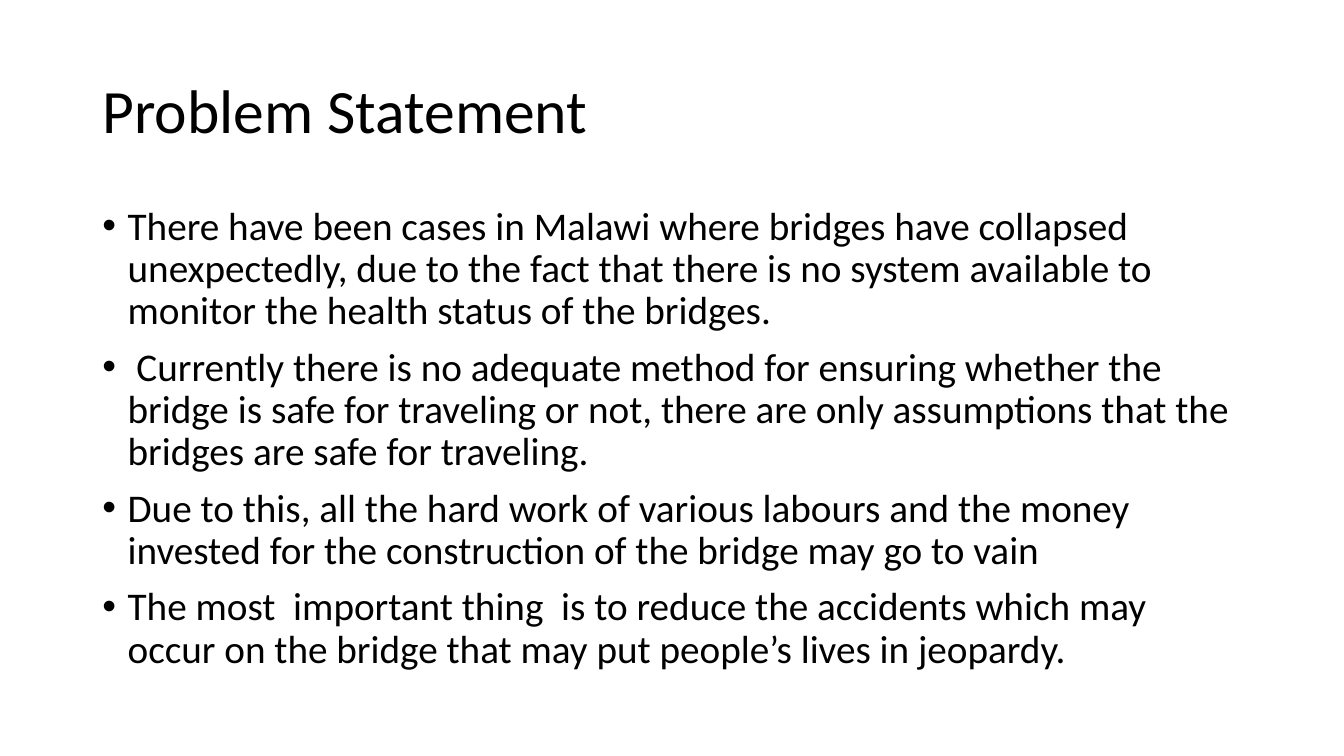
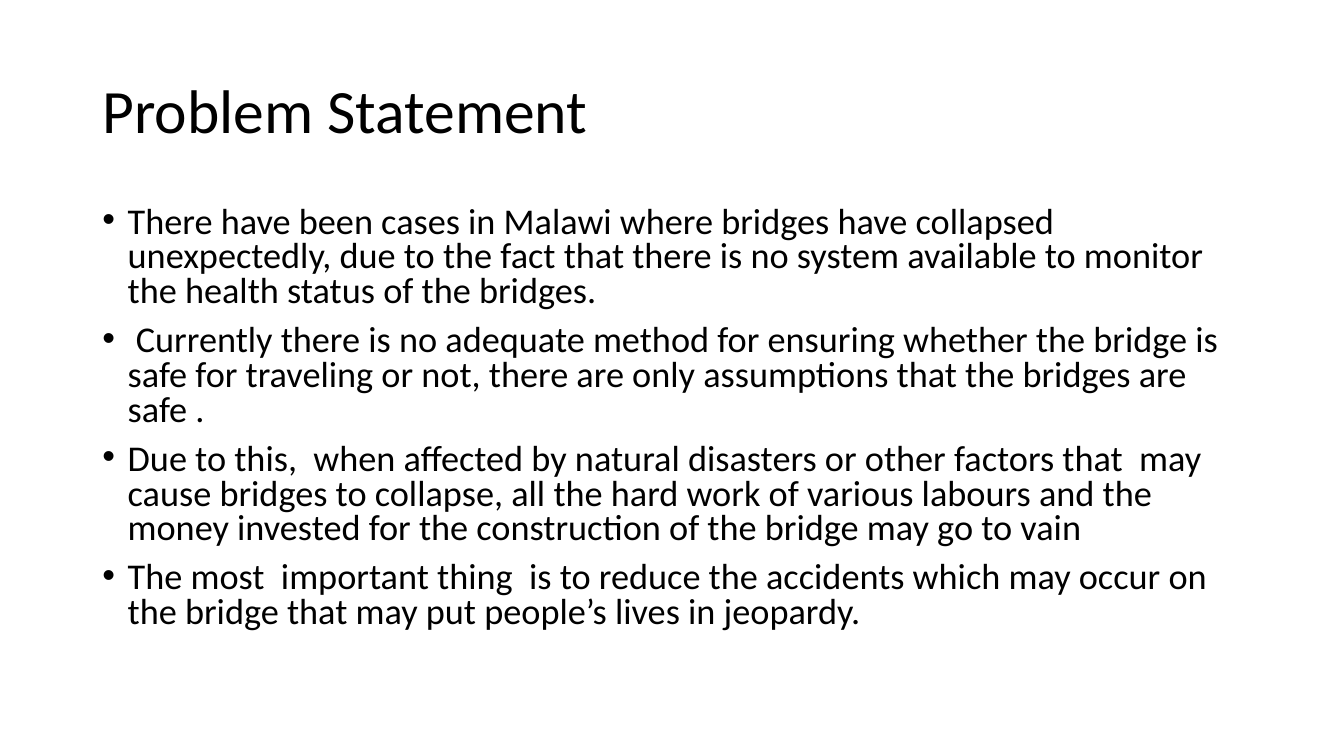
Before and after one commit to patrickmabziness360/Bridge_Health_Monitoring_System, a slide deck: slide 2 of Project Documents/IOT BRIDGE HEALTH MONITORING SYSTEM.pptx. Drawn at 1344x756 pixels with LibreOffice and Linux fonts; fonts in the diff are those of the drawing. Boxes give left, top, right and bottom in pixels: in the first picture for what was removed or moved away, otherwise in the second. Text is boxed around its words. In the diff, an @@ line names an element or a change of style, - is before the commit and + after.

Commit message:
added presentation

```diff
--- a/Project Documents/IOT BRIDGE HEALTH MONITORING SYSTEM.pptx
+++ b/Project Documents/IOT BRIDGE HEALTH MONITORING SYSTEM.pptx
@@ text at <box>128,208,1207,631</box>: size 28 to 25.9 pt in "There have been cases in Malawi where ...", "The most important thing is to reduce ..."; line spacing 0.9 to 0.8 @@
@@ text at <box>128,326,1217,547</box>: text changed; size 28 to 25.9 pt @@
-• Currently there is no adequate method for ensuring whether the bridge is safe for traveling or not, there are only assumptions that the bridges are safe for traveling.
-• Due to this, all the hard work of various labours and the money invested for the construction of the bridge may go to vain
+• Currently there is no adequate method for ensuring whether the bridge is safe for traveling or not, there are only assumptions that the bridges are safe .
+• Due to this, when affected by natural disasters or other factors that may cause bridges to collapse, all the hard work of various labours and the money invested for the construction of the bridge may go to vain
```
Also in this commit, not shown: 2 other slides changed, 6 other files.
